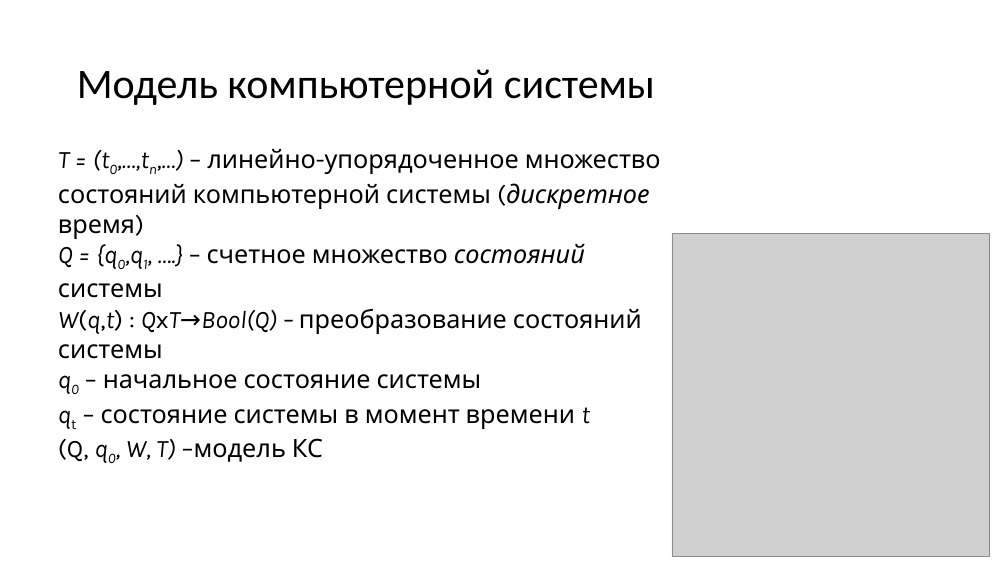
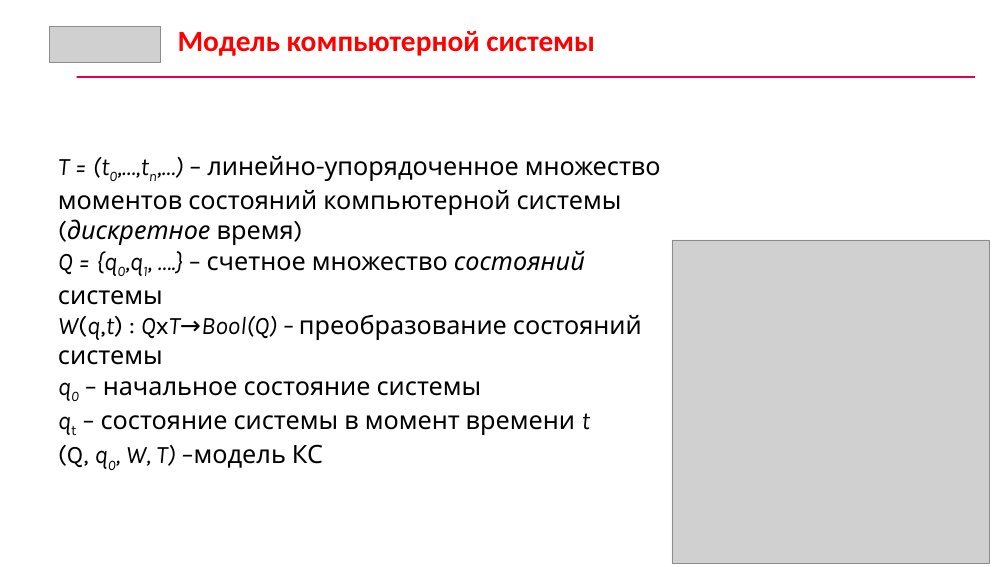
Before and after one commit to CyberLympha/AI-for-IS-Course, a slide deck: slide 24 of Лекции/Введение. Основы ИБ.pptx (slide 25 before the commit). Drawn at 1008x567 pixels with LibreOffice and Linux fonts; fonts in the diff are those of the drawing; grey boxes stand for pictures. Boxes give left, top, right and bottom in pixels: in the first picture for what was removed or moved away, otherwise in the second. Text is boxed around its words. In the diff, an @@ line names an element or a change of style, - is before the commit and + after.

```diff
--- a/Лекции/Введение. Основы ИБ.pptx
+++ b/Лекции/Введение. Основы ИБ.pptx
@@ picture added at (x1=50, y1=26, x2=161, y2=63) @@
@@ text "Модель компьютерной системы" moved from (x1=77, y1=69, x2=655, y2=105) to (x1=178, y1=31, x2=595, y2=56) @@
@@ text "Модель компьютерной системы" at (x1=178, y1=31, x2=595, y2=56): size 40 to 28 pt, text colour #000000 to #FF0000, bold on; line spacing 0.9 to 1; vertical alignment middle to top @@
@@ rectangle added at (x1=76, y1=76, x2=975, y2=78), fill #E20443 @@
@@ text at (x1=58, y1=156, x2=661, y2=245): text changed @@
-T = (t0,…,tn,…) – линейно-упорядоченное множество состояний компьютерной системы (дискретное время)
+T = (t0,…,tn,…) – линейно-упорядоченное множество моментов состояний компьютерной системы (дискретное время)
@@ picture moved from (x1=672, y1=234, x2=989, y2=557) to (x1=672, y1=240, x2=989, y2=563) @@
```
Also in this commit, not shown: 43 other slides changed, 8 slides added, 1 slide removed, 1 other file.
